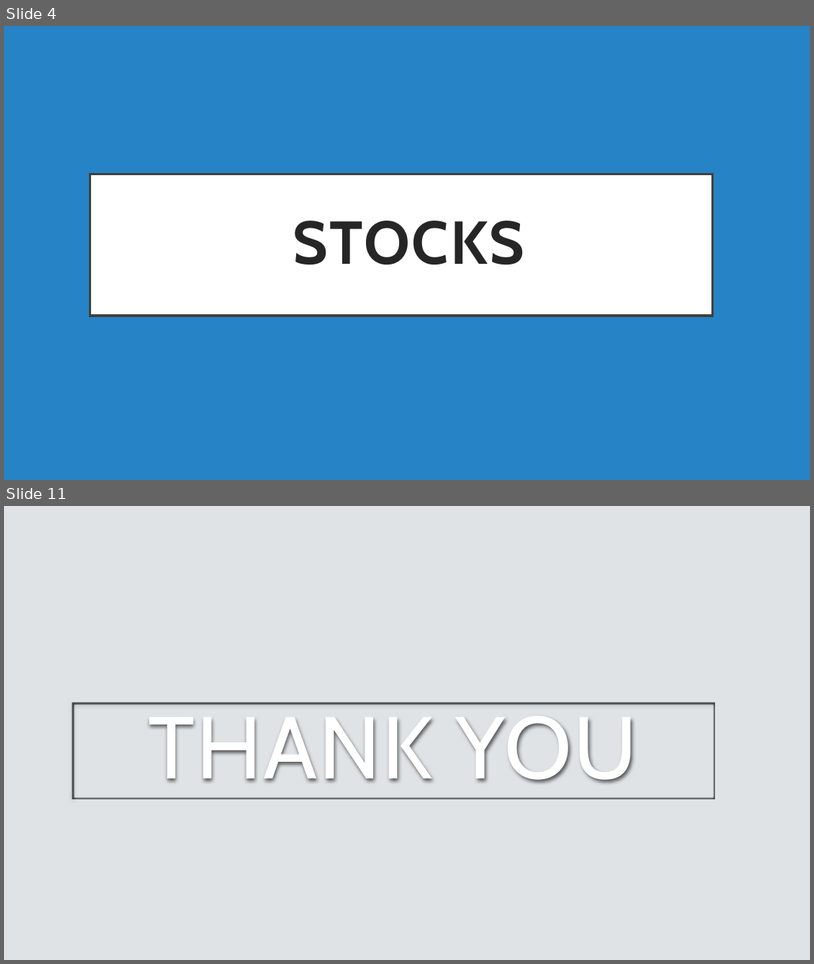
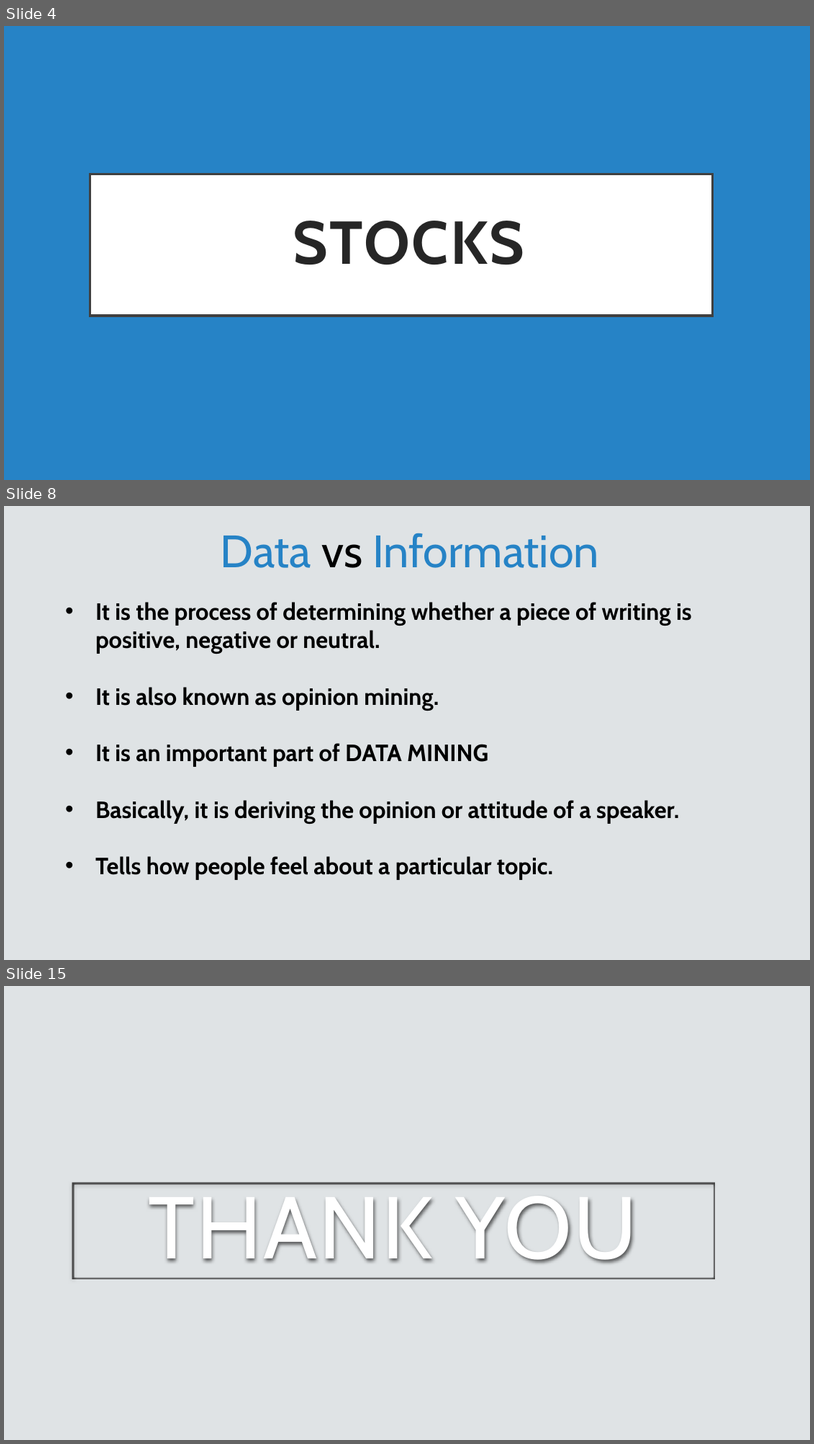
Before and after one commit to l4zy0n3/Stocks, a slide deck: Docs/Stock Market Sentiment Analysis and Price Prediction.pptx. Shown one above the other, each under a label of ours: slides 4 and 11 before the commit, slides 4, 8 and 15 after it; the slides between them are not shown. The pictures are 814x964 and 814x1444 pixels, drawn with LibreOffice and Linux fonts; fonts in the diff are those of the drawing. Boxes give left, top, right and bottom in pixels: in the first picture for what was removed or moved away, otherwise in the second. Text is boxed around its words. In the diff, an @@ line names an element or a change of style, - is before the commit and + after.

```diff
--- a/Docs/Stock Market Sentiment Analysis and Price Prediction.pptx
+++ b/Docs/Stock Market Sentiment Analysis and Price Prediction.pptx
@@ slide 8 added at (x1=4, y1=506, x2=810, y2=960), background #DFE3E5 @@
@@ text added at (x1=221, y1=533, x2=599, y2=568), 54 pt, text #2683C6 @@
+Data vs Information
@@ text added at (x1=95, y1=602, x2=692, y2=880), 28 pt, text #000000, bold @@
+• It is the process of determining whether a piece of writing is positive, negative or neutral.
+• It is also known as opinion mining.
+• It is an important part of DATA MINING
+• Basically, it is deriving the opinion or attitude of a speaker.
+• Tells how people feel about a particular topic.
@@ what was slide 11 is now slide 15 @@
```
Also in this commit, not shown: 6 slides changed, 4 other slides added, 1 slide removed.
